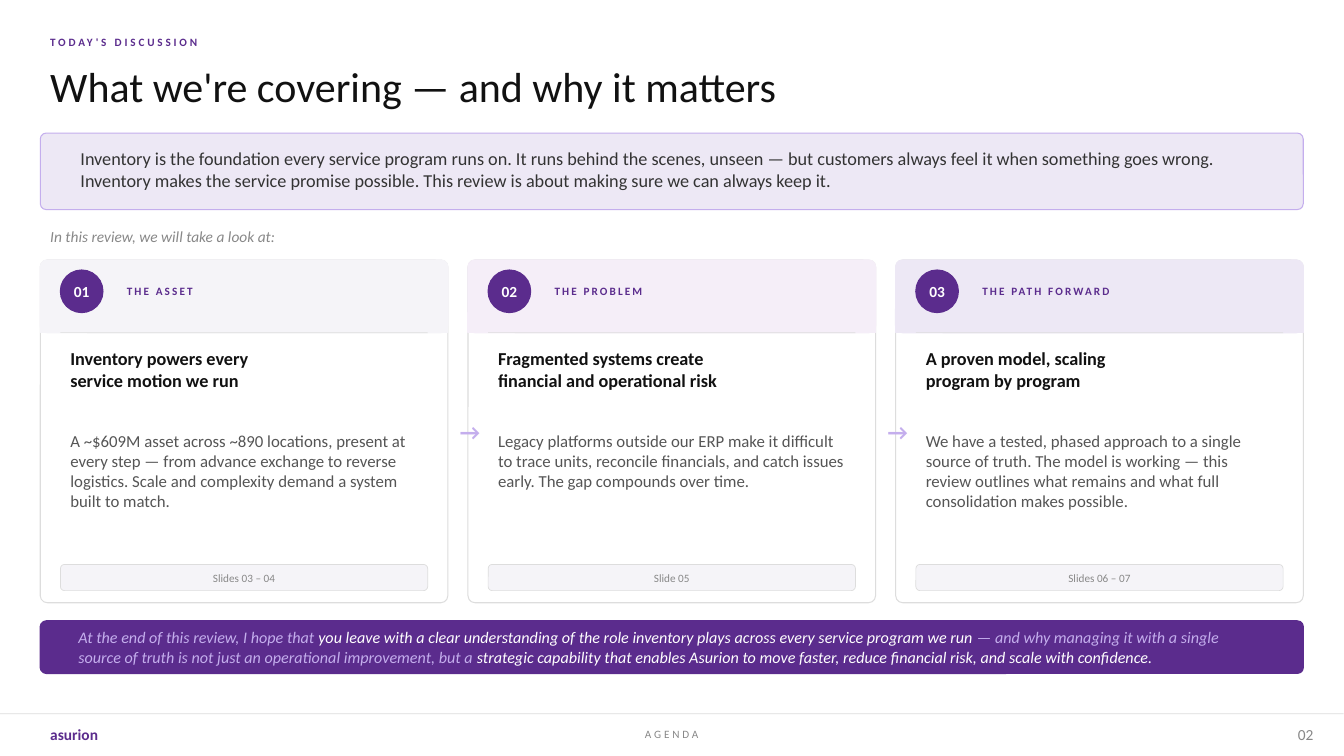
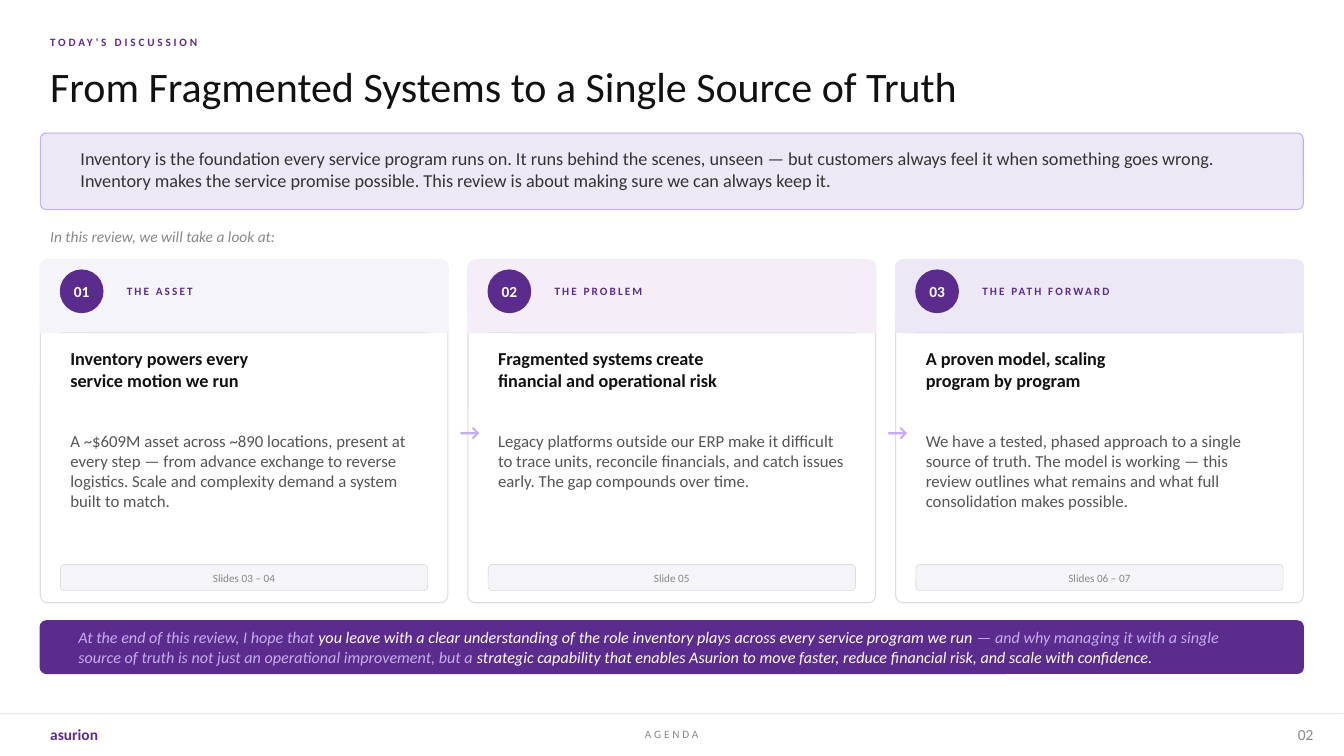
Before and after one commit to pritchardbna/my-portfolio, a slide deck: slide 2 of public/Inventory-at-Asurion.pptx. Drawn at 1344x756 pixels with LibreOffice and Linux fonts; fonts in the diff are those of the drawing. Boxes give left, top, right and bottom in pixels: in the first picture for what was removed or moved away, otherwise in the second. Text is boxed around its words. In the diff, an @@ line names an element or a change of style, - is before the commit and + after.

```diff
--- a/public/Inventory-at-Asurion.pptx
+++ b/public/Inventory-at-Asurion.pptx
@@ text at bbox=[50, 73, 957, 110]: text changed @@
-What we're covering — and why it matters
+From Fragmented Systems to a Single Source of Truth
```
Also in this commit, not shown: 1 other file.
